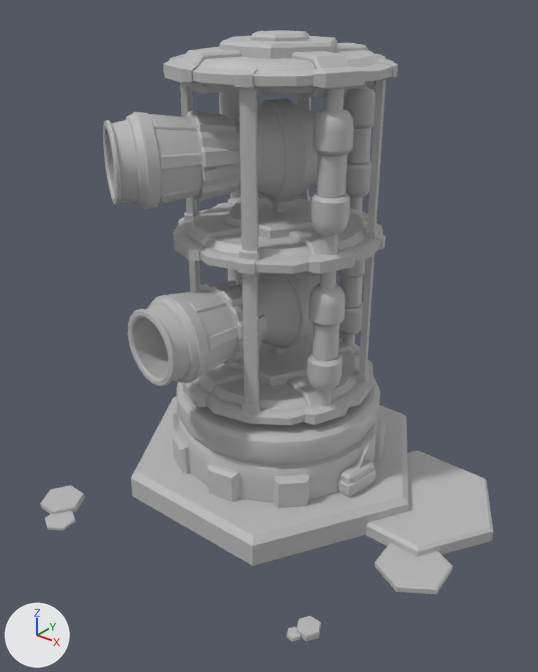
An edit to the FBX model ArtAsset/3D/Assets/Double canon/fbx/SM_Double_canon_lvl_4_TD_v1.fbx, drawn before and after from the same camera.
Before and after are seen from a 50 mm camera at (0.139, -0.179, 0.162) aimed at (0.011, -0.019, 0.062). Every picture has the same lights, and +X, +Y and +Z are marked at lower left. Where no turn or scale is listed for an object, it has been applied to the vertices. Vertices at the same position are counted once.
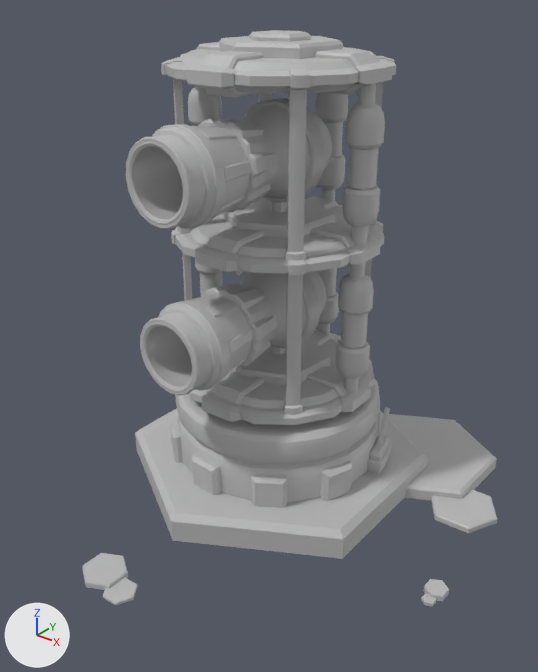
Commit message: MODIFY double canon all files

Where the newer file only moved an object's origin or applied its transform, the numbers keep the older frame.

What differs and where, as boxes (x1, y1, x2, y2) in the pictures (538 x 672 px):
'pCylinder50', mesh turned, moved: before (103, 99, 318, 210); after (126, 98, 332, 229)
'pCylinder20', mesh turned: before (131, 396, 409, 566); after (135, 408, 428, 559)
'pCylinder10', moved: before (172, 378, 385, 508); after (170, 378, 382, 508)
'pCylinder15', mesh turned, moved: before (128, 273, 320, 386); after (140, 271, 327, 396)
'pCylinder38', moved, turned: before (366, 451, 493, 556); after (388, 414, 497, 500)
'pasted__polySurface15', mesh turned: before (311, 88, 354, 255); after (342, 83, 385, 245)
'pasted__polySurface11', mesh turned: before (307, 271, 345, 406); after (336, 262, 374, 393)
'pCylinder49', moved: before (234, 62, 260, 261); after (285, 63, 311, 261)
'pasted__polySurface16', mesh turned: before (343, 85, 375, 213); after (315, 92, 348, 200)
'pCylinder39', moved, turned: before (375, 543, 453, 594); after (431, 489, 497, 533)
'pasted__polySurface12', mesh turned: before (337, 259, 365, 348); after (316, 268, 339, 334)
'pCylinder40', moved, turned: before (40, 485, 85, 514); after (82, 553, 128, 590)
'pCube1', moved: before (338, 431, 376, 497); after (367, 407, 392, 474)
'pCylinder51', moved: before (365, 56, 398, 239); after (371, 53, 395, 226)
'pCylinder45', moved: before (356, 228, 386, 383); after (365, 221, 383, 341)
'pCylinder53', moved: before (169, 54, 200, 221); after (161, 55, 191, 234)
'pCylinder41', moved, turned: before (45, 511, 76, 530); after (103, 577, 138, 605)
'pCylinder42', moved, turned: before (296, 616, 321, 641); after (423, 579, 449, 601)
'pCylinder47', moved: before (178, 215, 200, 292); after (171, 229, 192, 301)
'pCylinder52', moved: before (297, 94, 311, 200); after (259, 93, 272, 102)
'pCylinder43', moved, turned: before (287, 627, 300, 641); after (421, 593, 436, 606)

What changed in the scene script:
```text
Change me_mesh_025:
    where me_mesh_025.from_pydata(...)  # 362 vertices, 380 faces; spans x 0.0214..0.0321, y -0.0164..-0.0058, z 0.0392..0.085
    me_mesh_025 part 1: the whole mesh is turned 24.8 degrees about the z axis through the mesh origin
Change me_mesh_019:
    where me_mesh_019.from_pydata(...)  # 930 vertices, 934 faces; spans x -0.0263..0.0263, y -0.0327..0.0327, z -0.0151..0.0151
    me_mesh_019 part 5: the whole mesh is turned 32.2 degrees about the z axis through its middle, then moved by (-0.0004, -0.0194, -0.0006)
Change me_mesh_030:
    where me_mesh_030.from_pydata(...)  # 362 vertices, 380 faces; spans x 0.0057..0.0164, y 0.0214..0.0321, z 0.0392..0.085
    me_mesh_030 part 2: the whole mesh is turned 24.8 degrees about the z axis through the mesh origin
Change me_mesh_026:
    where me_mesh_026.from_pydata(...)  # 362 vertices, 380 faces; spans x 0.0057..0.0164, y 0.0214..0.0321, z 0.0392..0.085
    me_mesh_026 part 4: the whole mesh is turned 24.8 degrees about the z axis through the mesh origin
Change me_mesh_029:
    where me_mesh_029.from_pydata(...)  # 362 vertices, 380 faces; spans x 0.0214..0.0321, y -0.0164..-0.0058, z 0.0392..0.085
    me_mesh_029 part 6: the whole mesh is turned 24.8 degrees about the z axis through the mesh origin
Change me_mesh_016:
    where me_mesh_016.from_pydata(...)  # 930 vertices, 934 faces; spans x -0.018..0.018, y -0.0342..0.0342, z -0.0151..0.0151
    me_mesh_016 part 3: the whole mesh is turned 9.4 degrees about the z axis through its middle, then moved by (0.0004, -0.018, -0.0006)
Change me_mesh_004:
    where me_mesh_004.from_pydata(...)  # 20 vertices, 24 faces; spans x -0.0538..0.0538, y -0.0466..0.0466, z -0.0049..0.0049
    me_mesh_004 part 7: the whole mesh is turned 29.8 degrees about the z axis through its middle
Change ob_pcylinder51:
    ob_pcylinder51.location: (0.0274, 0.0113, 0.1156) -> (0.0201, 0.0218, 0.1156)
Change ob_pcylinder52:
    ob_pcylinder52.location: (-0.0113, 0.0274, 0.1156) -> (-0.0218, 0.0201, 0.1156)
Change ob_pcylinder43:
    ob_pcylinder43.location: (5.255, 0.0337, 5.978) -> (7.533, 0.0337, 2.569)
    ob_pcylinder43.rotation_euler: (0.0, 0.0, 0.0) -> (0.0, 0.521, 0.0)  # degrees (0, 0, 0) -> degrees (0, 30, 0)
Change ob_pcylinder50:
    ob_pcylinder50.location: (-0.0107, -0.0162, 0.1139) -> (0.0, 0.0, 0.1144)
Change ob_pcylinder41:
    ob_pcylinder41.location: (-3.613, 0.0198, 6.997) -> (0.349, 0.0198, 7.867)
    ob_pcylinder41.rotation_euler: (0.0, 0.0, 0.0) -> (0.0, 0.521, 0.0)  # degrees (0, 0, 0) -> degrees (0, 30, 0)
Change ob_pcylinder39:
    ob_pcylinder39.location: (6.543, 0.0816, 1.678) -> (6.51, 0.0816, -1.801)
    ob_pcylinder39.rotation_euler: (0.0, 0.0, 0.0) -> (0.0, 0.521, 0.0)  # degrees (0, 0, 0) -> degrees (0, 30, 0)
Change ob_pcylinder45:
    ob_pcylinder45.location: (0.0274, 0.0113, 0.0659) -> (0.0201, 0.0218, 0.0659)
Change ob_pcylinder40:
    ob_pcylinder40.location: (-4.305, 0.08, 6.351) -> (-0.573, 0.08, 7.651)
    ob_pcylinder40.rotation_euler: (0.0, 0.0, 0.0) -> (0.0, 0.521, 0.0)  # degrees (0, 0, 0) -> degrees (0, 30, 0)
Change ob_pcube1:
    ob_pcube1.location: (0.037, -0.005, 0.0188) -> (0.0357, 0.011, 0.0188)
Change ob_pcylinder38:
    ob_pcylinder38.location: (5.191, 0.23, -1.021) -> (3.994, 0.23, -3.47)
    ob_pcylinder38.rotation_euler: (0.0, 0.0, 0.0) -> (0.0, 0.521, 0.0)  # degrees (0, 0, 0) -> degrees (0, 30, 0)
Change ob_pcylinder47:
    ob_pcylinder47.location: (-0.0274, -0.0113, 0.0659) -> (-0.0201, -0.0218, 0.0659)
Change ob_pcylinder10:
    ob_pcylinder10.location: (-0.0012, 0.0, 0.0196) -> (-0.0011, -0.0005, 0.0196)
Change ob_pcylinder49:
    ob_pcylinder49.location: (0.0113, -0.0274, 0.1156) -> (0.0218, -0.0201, 0.1156)
Change ob_pcylinder42:
    ob_pcylinder42.location: (5.474, 0.08, 5.607) -> (7.539, 0.08, 2.138)
    ob_pcylinder42.rotation_euler: (0.0, 0.0, 0.0) -> (0.0, 0.521, 0.0)  # degrees (0, 0, 0) -> degrees (0, 30, 0)
Change ob_pcylinder53:
    ob_pcylinder53.location: (-0.0274, -0.0113, 0.1156) -> (-0.0201, -0.0218, 0.1156)
Change ob_pcylinder15:
    ob_pcylinder15.location: (-0.0025, -0.0178, 0.0642) -> (0.0, 0.0, 0.0648)
```
